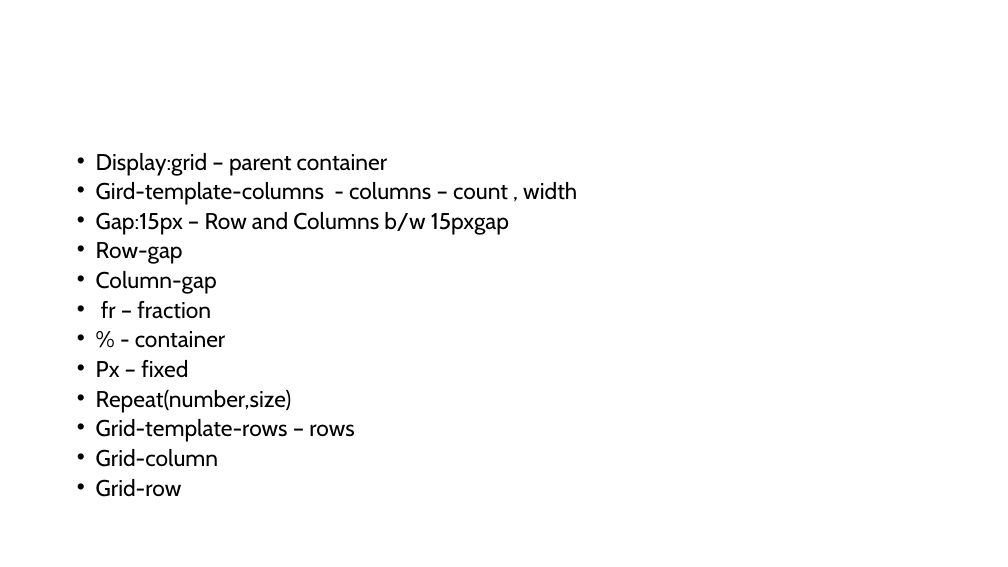
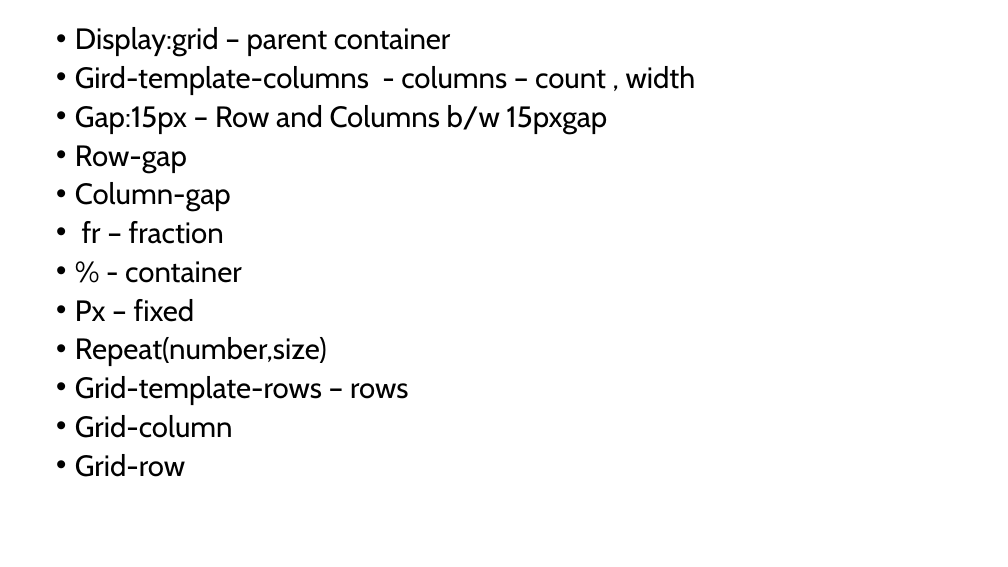
Before and after one commit to PiyushChaturvedii/batch07, a slide deck: slide 17 of day03.pptx. Drawn at 1008x567 pixels with LibreOffice and Linux fonts; fonts in the diff are those of the drawing. Boxes give left, top, right and bottom in pixels: in the first picture for what was removed or moved away, otherwise in the second. Text is boxed around its words. In the diff, an @@ line names an element or a change of style, - is before the commit and + after.

```diff
--- a/day03.pptx
+++ b/day03.pptx
@@ text "Display:grid – parent container": place and size @@
-text "Display:grid – parent container" at box(96, 153, 577, 497)
+text "Display:grid – parent container" at box(75, 27, 696, 477)
@@ text "Display:grid – parent container" at box(75, 27, 696, 477): size 21.7 to 28 pt; line spacing 0.7 to 0.8 @@
```
Also in this commit, not shown: 1 other slide changed, 2 slides added, 7 other files.
